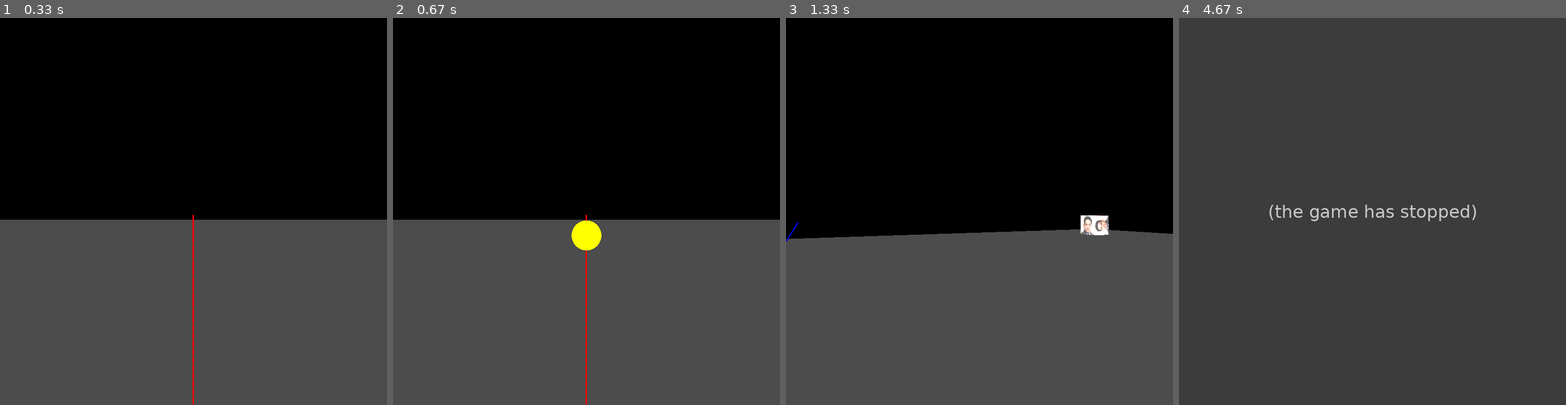
Above: before the commit, frames 1-4 (left to right).
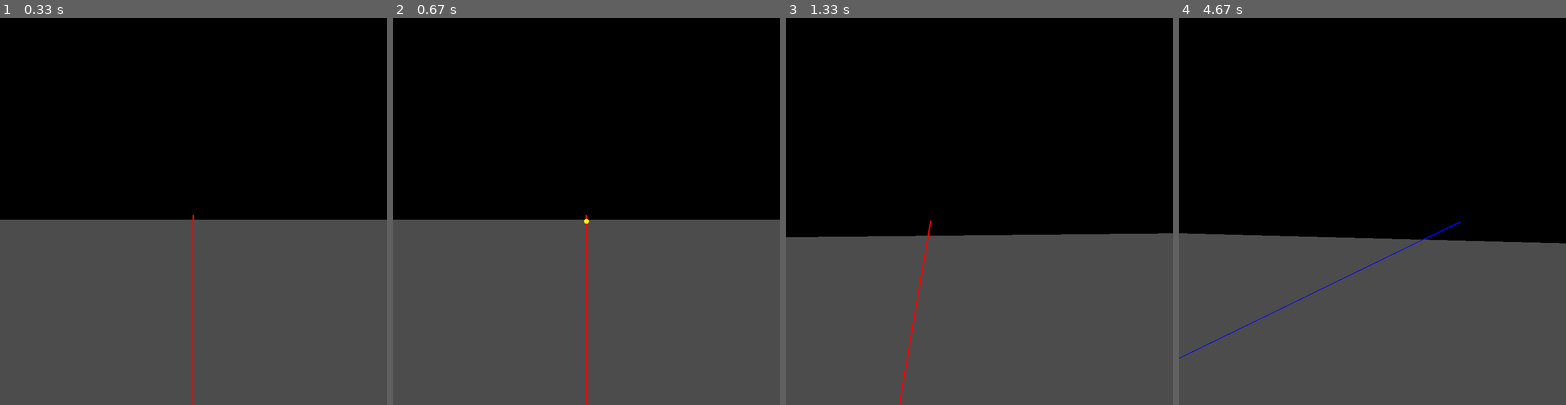
Above: after the commit, the same moments.

Repository: YaheDex/pygames
Game: pygame game, started from Ejemplo8_observadorFPV_v2/PlanoCubos.py
The game is run twice, just before and just after one commit, with the same random seed, the same clock (stepped at 60 frames per second) and the same inputs.
Inputs (mouse positions are in pixels of both pictures, inside the frame that each line leads up to):
- Up to frame 1 (0.33 s): no input
- Up to frame 2 (0.67 s): click (586, 211) at 0.38 s
- Up to frame 3 (1.33 s): hold D 0.67-1.13 s; tap Space at 0.73, 1.03, 1.23 s; hold W from 1.17 s (still down)
- Up to frame 4 (4.67 s): release W at 1.47 s; hold D 1.5-1.97 s; tap Space at 1.57, 1.87, 2.07, 2.37, 2.63, 2.97, 3.27, 3.4, 3.8, 4.1, 4.47 s; hold A 2-2.53 s; hold S 2.57-2.87 s; hold A 2.9-3.3 s; hold W 3.33-3.7 s; hold D 3.73-4.37 s; hold W from 4.4 s (still down)

Frame 1 is identical in both runs. In frame 2, 0.5% of the frame differs, in the area x 46-54%, y 51-61%; in frame 3, 1.0%; in frame 4, 57%, in the area x 0-100%, y 0-88%.
Before the commit the program exited at 4.6 s; later frames show no game.

Commit message:
dan se pone rojo cuando le disparan lol

Diff:
--- a/Ejemplo8_observadorFPV_v2/PlanoCubos.py
+++ b/Ejemplo8_observadorFPV_v2/PlanoCubos.py
@@ -135,8 +135,8 @@
 Init()
 global balas
 balas = []
-boom = pygame.mixer.Sound("Ejemplo8_observadorFPV_v2/disparo.mp3")
-hit = pygame.mixer.Sound("Ejemplo8_observadorFPV_v2/hitmarker.mp3")
+boom = pygame.mixer.Sound("disparo.mp3")
+hit = pygame.mixer.Sound("hitmarker.mp3")
 
 
 
@@ -150,7 +150,7 @@
         if event.type == pygame.MOUSEBUTTONDOWN:
             if event.button == 1:
                 boom.play()
-                balas.append(Bala(1.2, jugador.Position, jugador.newDir))
+                balas.append(Bala(2.5, jugador.Position, jugador.newDir))
 
 
     # voy a hacer un for para verificar las balas q siguen vivas equisdé
@@ -169,7 +169,7 @@
     verX = jugador.Position[0] + jugador.newDir[0]
     verZ = jugador.Position[2] + jugador.newDir[2]
     gluLookAt(jugador.Position[0], jugador.Position[1], jugador.Position[2], verX, jugador.Position[1], verZ, UP_X, UP_Y, UP_Z)
-    dansito.chase_player(jugador.Position, 0.6)
+    dansito.chase_player(jugador.Position, 0.7)
     if dansito:
         if dansito.check_collision(jugador.Position):
                 print("¡Has perdido!")
--- a/Ejemplo8_observadorFPV_v2/Player.py
+++ b/Ejemplo8_observadorFPV_v2/Player.py
@@ -38,10 +38,10 @@
             self.Position[0] -= self.newDir[0]
             self.Position[2] -= self.newDir[2]
         if keys[pygame.K_d]:
-            self.theta += 2.5
+            self.theta += 4
             self.newDir = self.rotating()
         if keys[pygame.K_a]:
-            self.theta -= 2.5
+            self.theta -= 4
             self.newDir = self.rotating()
         if keys[pygame.K_SPACE] and self.on_ground:
             self.preEyeY = self.Position[1]
--- a/Ejemplo8_observadorFPV_v2/bala.py
+++ b/Ejemplo8_observadorFPV_v2/bala.py
@@ -31,7 +31,7 @@
         glPushMatrix()
         glTranslatef(self.Position[0], self.Position[1], self.Position[2])
         glColor3f(255,255,0)
-        glScalef(0.25,0.25,0.25)
+        glScalef(0.1,0.1,0.1)
         glRotatef(90,1,0,0)
         gluSphere(sphere, 5.0, 32, 16)
         glPopMatrix()
@@ -39,7 +39,7 @@
     def update(self):
         newPos = [0,0,0]
         for i in range(len(self.Position)):
-            newPos[i] = (self.Position[i] + self.Direction[i])
+            newPos[i] = (self.Position[i] + self.Direction[i]*self.vel)
         newPos[1] = self.Position[1]
         self.Position = newPos
 
--- /dev/null
+++ b/Ejemplo8_observadorFPV_v2/test.py
@@ -0,0 +1,60 @@
+from __future__ import division
+import pygame, numpy
+from pygame.constants import *
+from OpenGL.GL import *
+from OpenGL.GL import shaders
+from OpenGL.GLU import *
+from OpenGL.arrays import vbo
+
+pygame.init()
+pygame.display.set_mode((600, 400), DOUBLEBUF | OPENGL)
+
+glClearColor(0.1, 0.1, 0.1, 1)
+
+
+# Generate a texture
+cont = 0
+
+
+playing = True
+while playing:
+
+    img = pygame.font.Font(None, 50).render(f"Balas: {cont//100}", True, (255, 255, 255))
+    w, h = img.get_size()
+    texture = glGenTextures(1)
+    glPixelStorei(GL_UNPACK_ALIGNMENT,1)
+    glBindTexture(GL_TEXTURE_2D, texture)
+    glTexParameter(GL_TEXTURE_2D, GL_TEXTURE_MAG_FILTER, GL_NEAREST)
+    glTexParameter(GL_TEXTURE_2D, GL_TEXTURE_MIN_FILTER, GL_NEAREST)
+    data = pygame.image.tostring(img, "RGBA", 1)
+    glTexImage2D(GL_TEXTURE_2D, 0, 4, w, h, 0, GL_RGBA, GL_UNSIGNED_BYTE, data)
+
+    for event in pygame.event.get():
+        if event.type in (MOUSEBUTTONDOWN, KEYDOWN):
+            playing = False
+
+    glClear(GL_COLOR_BUFFER_BIT | GL_DEPTH_BUFFER_BIT)
+
+
+    # Display texture
+    glBindTexture(GL_TEXTURE_2D, texture)
+    glMatrixMode(GL_PROJECTION)
+    glLoadIdentity()
+    glTranslate(-1, -1, 0)
+    glScale(2 / 600, 2 / 400, 1)
+    glEnable(GL_BLEND)
+    glBlendFunc(GL_SRC_ALPHA, GL_ONE_MINUS_SRC_ALPHA)
+    glEnable(GL_TEXTURE_2D)
+    glDisable(GL_DEPTH_TEST)
+    glDisable(GL_CULL_FACE)
+    glDisable(GL_LIGHTING)
+    glBegin(GL_QUADS)
+    x0, y0 = 10, 10
+    w, h = img.get_size()
+    for dx, dy in [(0, 0), (0, 1), (1, 1), (1, 0)]:
+        glVertex(x0 + dx * w, y0 + dy * h, 0)
+        glTexCoord(dy, 1 - dx)
+    glEnd()
+    cont += 1
+
+    pygame.display.flip()
Binary file added: Ejemplo8_observadorFPV_v2/danp.jpg
